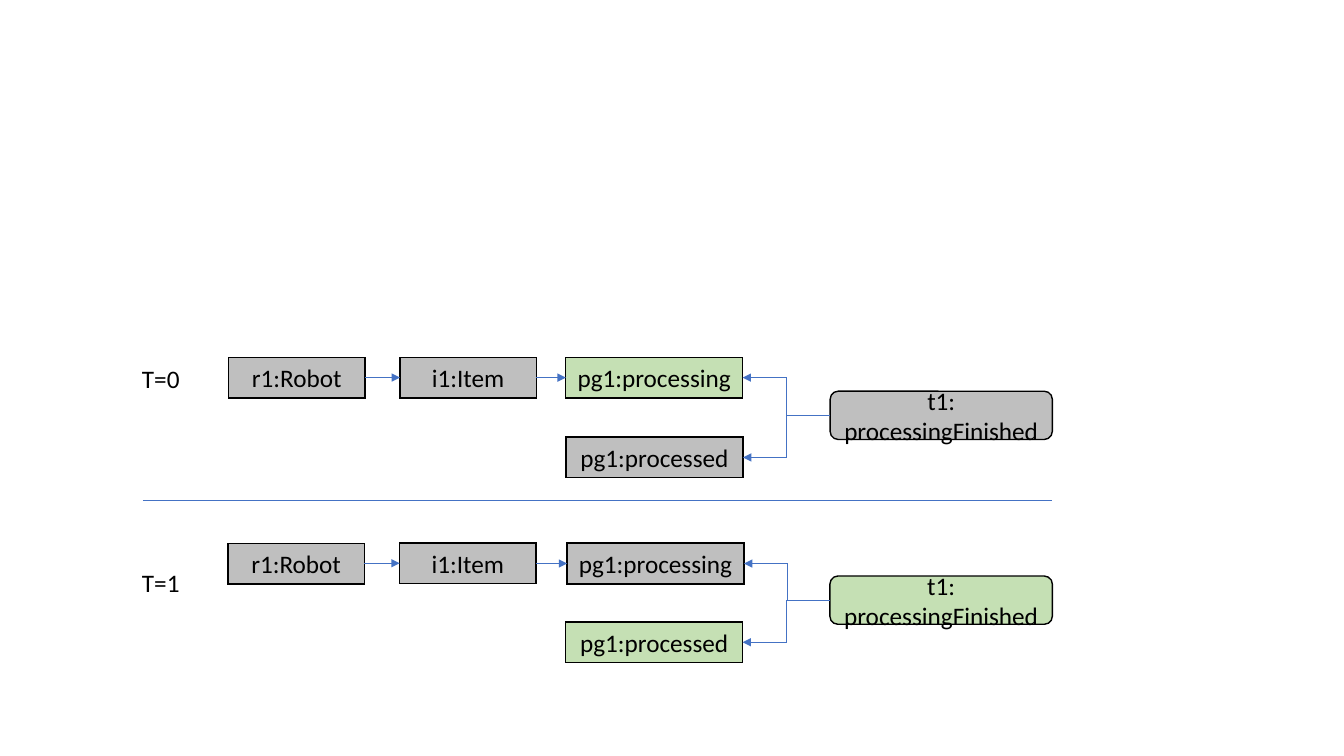
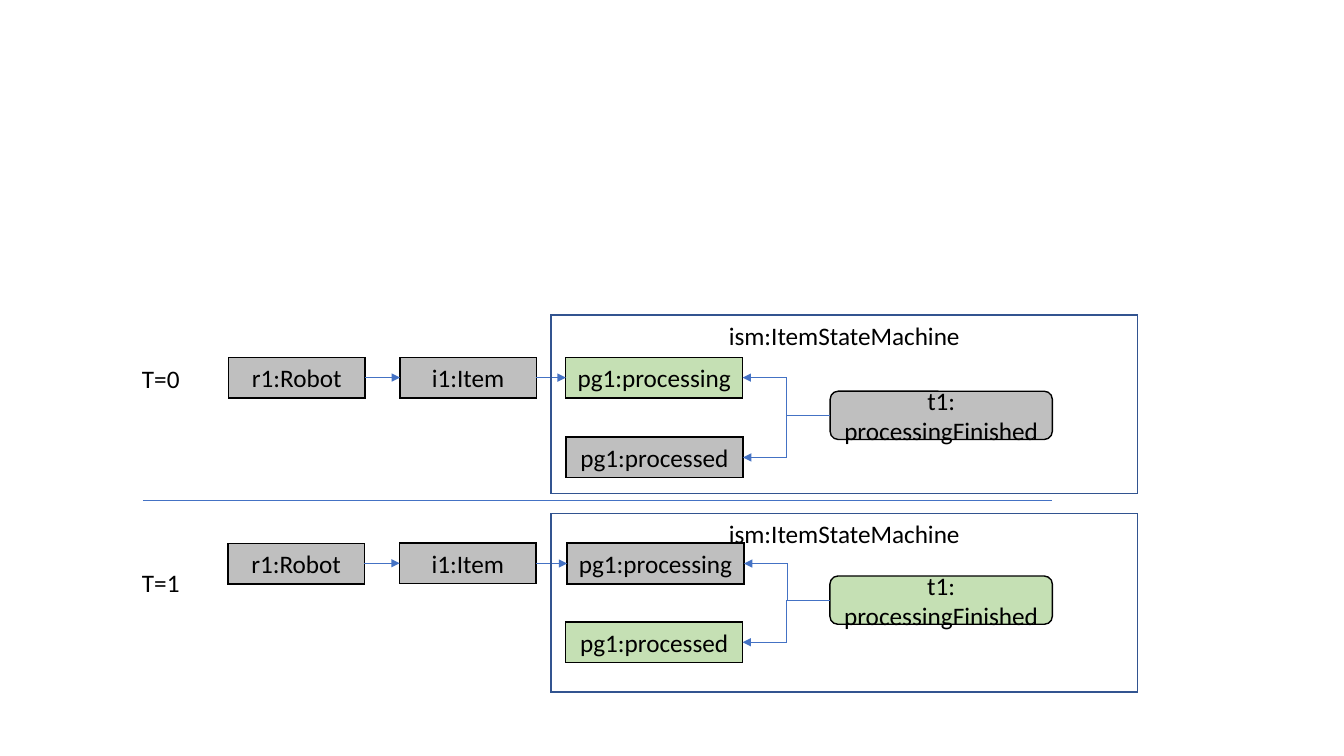
Before and after one commit to cdl-mint/at-journal, a slide deck: slide 2 of figures/2022_AT_Figures.pptx. Drawn at 1344x756 pixels with LibreOffice and Linux fonts; fonts in the diff are those of the drawing. Boxes give left, top, right and bottom in pixels: in the first picture for what was removed or moved away, otherwise in the second. Text is boxed around its words. In the diff, an @@ line names an element or a change of style, - is before the commit and + after.

```diff
--- a/figures/2022_AT_Figures.pptx
+++ b/figures/2022_AT_Figures.pptx
@@ rectangle added at bbox=[552, 316, 1138, 494], outline #325491 1 pt, 18 pt, text #000000 @@
+ism:ItemStateMachine
@@ rectangle added at bbox=[552, 513, 1138, 692], outline #325491 1 pt, 18 pt, text #000000 @@
+ism:ItemStateMachine
```
Also in this commit, not shown: 4 other slides changed.
